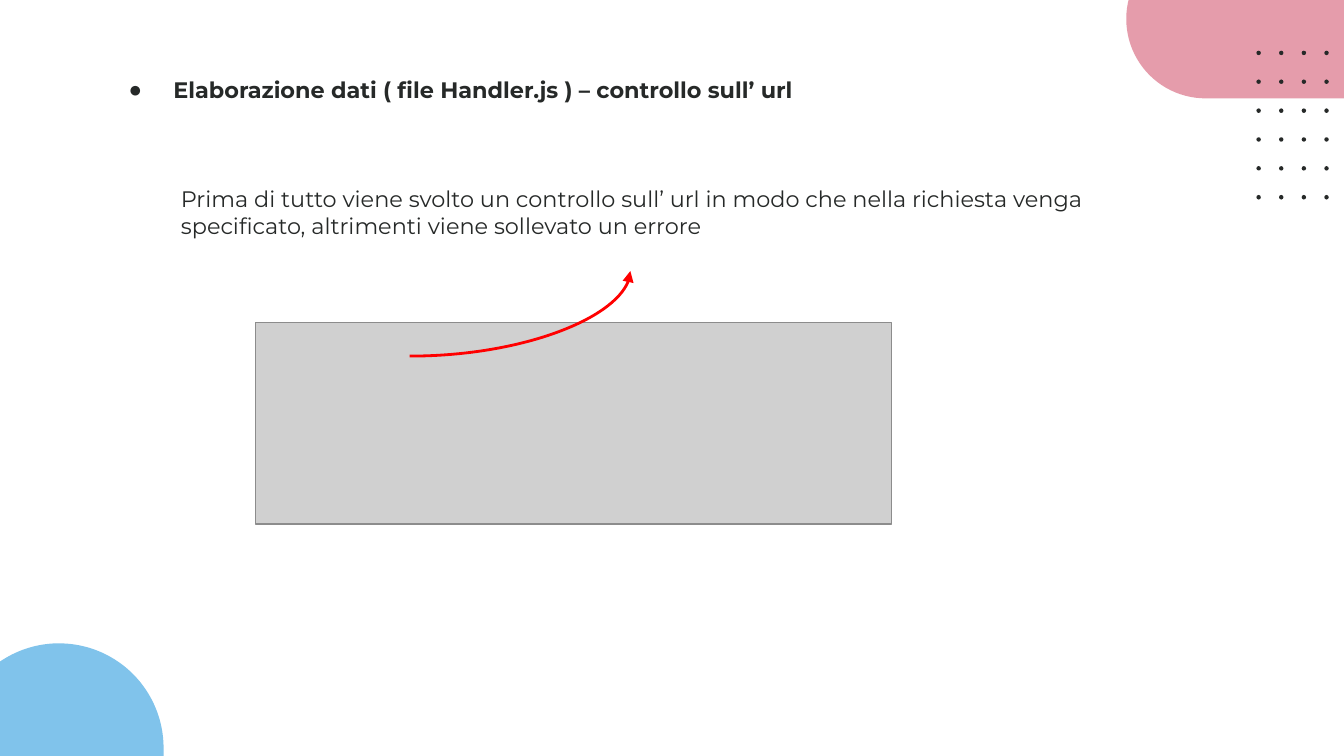
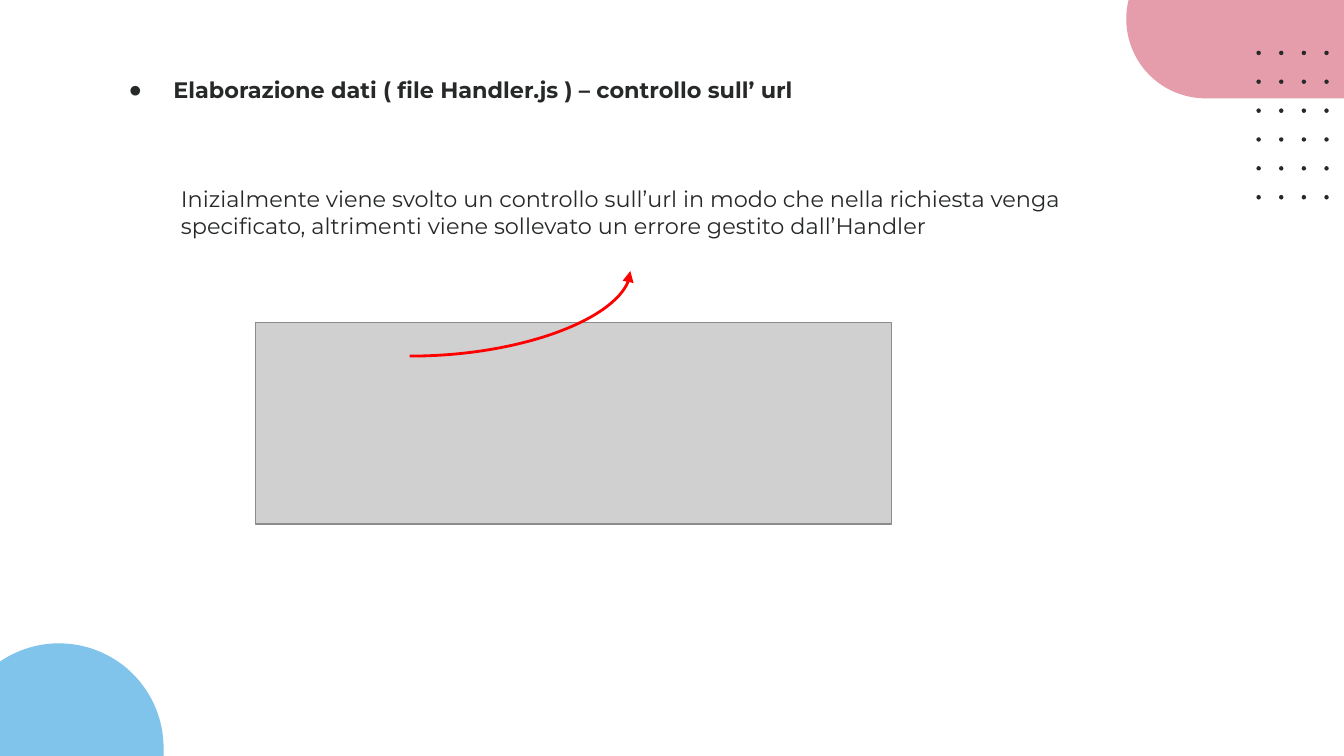
Before and after one commit to giotentori/unibg_cloud_and_mobile, a slide deck: slide 29 of Progetto_TCM/Progetto3.0/CommuniTEDx_3.0.pptx. Drawn at 1344x756 pixels with LibreOffice and Linux fonts; fonts in the diff are those of the drawing; grey boxes stand for pictures. Boxes give left, top, right and bottom in pixels: in the first picture for what was removed or moved away, otherwise in the second. Text is boxed around its words. In the diff, an @@ line names an element or a change of style, - is before the commit and + after.

```diff
--- a/Progetto_TCM/Progetto3.0/CommuniTEDx_3.0.pptx
+++ b/Progetto_TCM/Progetto3.0/CommuniTEDx_3.0.pptx
@@ text at (181,190,1060,239): text changed @@
-Prima di tutto viene svolto un controllo sull’ url in modo che nella richiesta venga specificato, altrimenti viene sollevato un errore
+Inizialmente viene svolto un controllo sull’url in modo che nella richiesta venga specificato, altrimenti viene sollevato un errore gestito dall’Handler
```
Also in this commit, not shown: 7 other slides changed, 2 other files.
